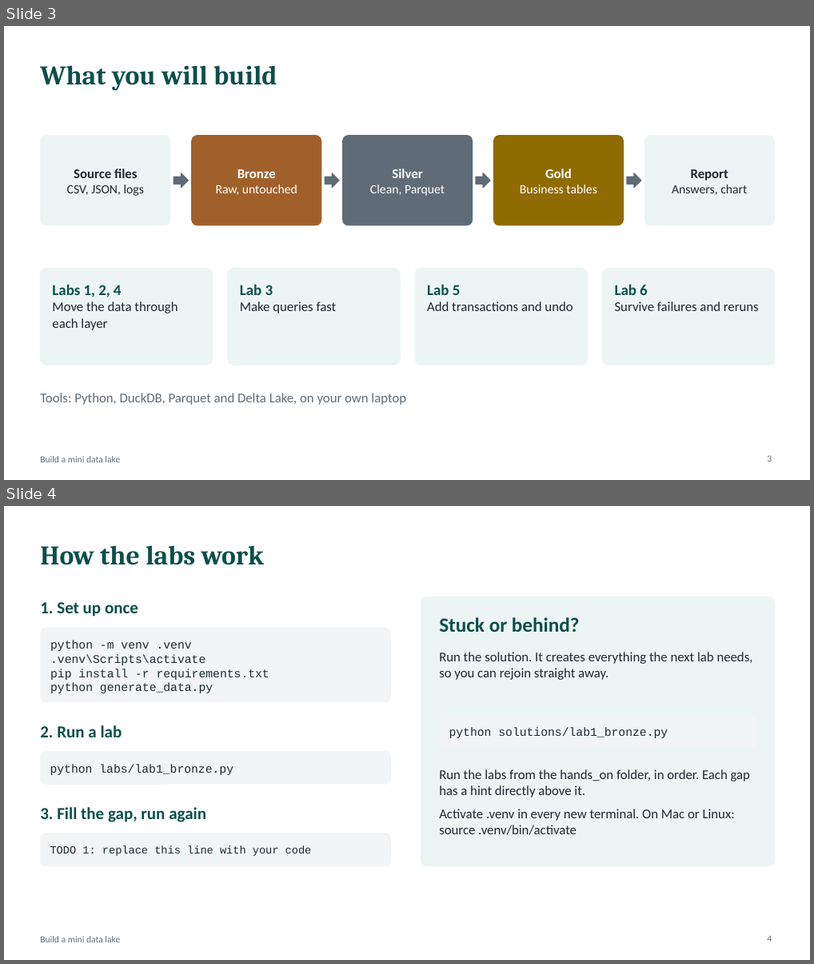
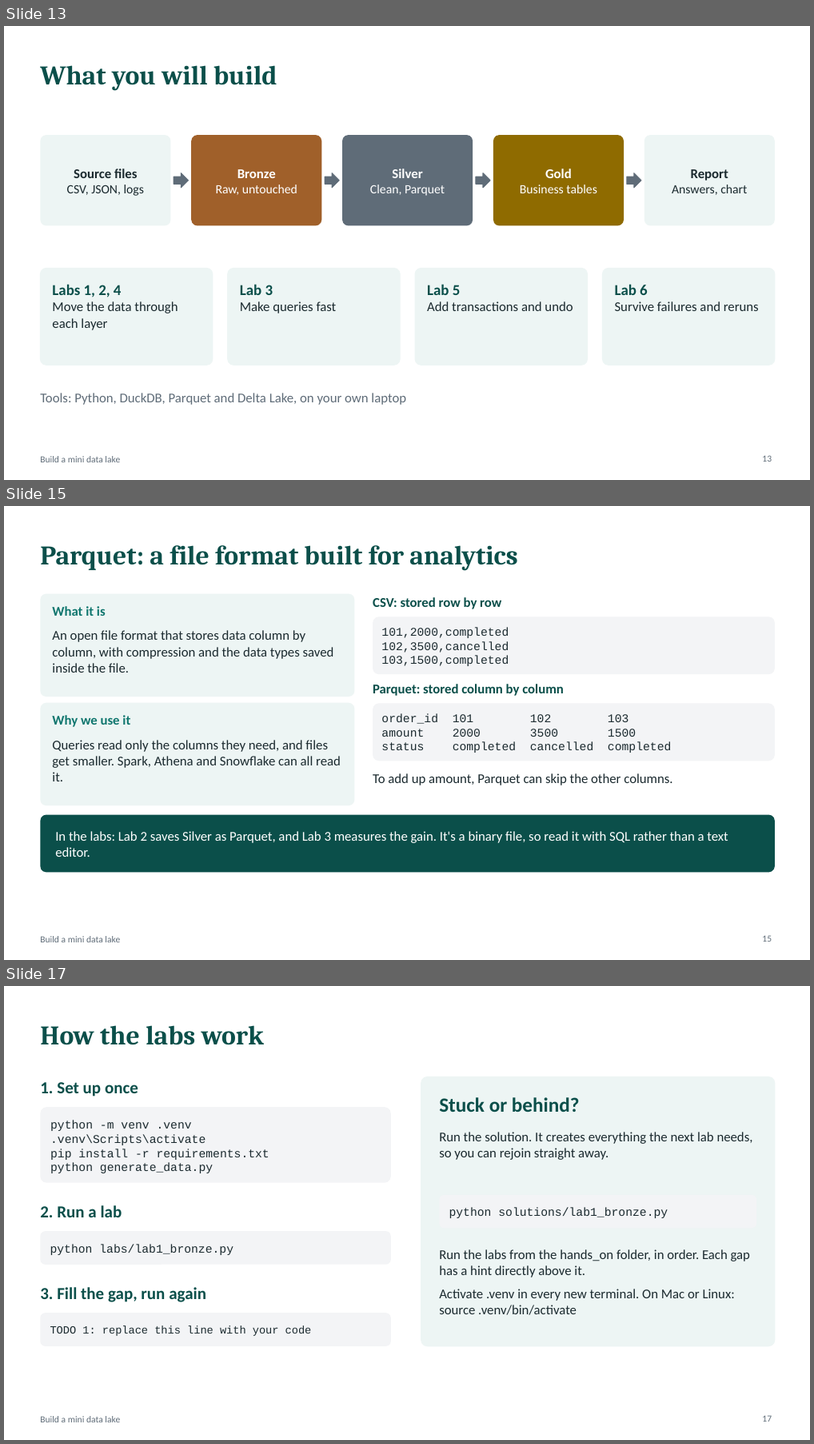
Before and after one commit to atulkahatecdac/datalake, a slide deck: Data_Engineering_Session.pptx. Shown one above the other, each under a label of ours: slides 3 and 4 before the commit, slides 13, 15 and 17 after it; the slides between them are not shown. The pictures are 814x964 and 814x1444 pixels, drawn with LibreOffice and Linux fonts; fonts in the diff are those of the drawing. Boxes give left, top, right and bottom in pixels: in the first picture for what was removed or moved away, otherwise in the second. Text is boxed around its words. In the diff, an @@ line names an element or a change of style, - is before the commit and + after.

```diff
--- a/Data_Engineering_Session.pptx
+++ b/Data_Engineering_Session.pptx
@@ slide 15 added at bbox=[4, 506, 810, 960], background #FFFFFF; not listed: 1 template element that a slide beside it also shows @@
@@ title added at bbox=[40, 545, 518, 571], 32 pt, text #0B4F4A, bold @@
+Parquet: a file format built for analytics
@@ rounded rectangle added at bbox=[40, 594, 355, 696], fill #EDF5F4 @@
@@ text added at bbox=[373, 597, 502, 609], 16 pt, text #0B4F4A, bold @@
+CSV: stored row by row
@@ text added at bbox=[52, 606, 106, 616], 16 pt, text #0F766E, bold @@
+What it is
@@ rounded rectangle added at bbox=[373, 616, 775, 674], fill #F3F4F6 @@
@@ text added at bbox=[52, 630, 334, 672], 16 pt, text #1B2A2F @@
+An open file format that stores data column by column, with compression and the data types saved inside the file.
@@ text added at bbox=[382, 627, 509, 666], 14 pt, text #1B2A2F @@
+101,2000,completed
+102,3500,cancelled
+103,1500,completed
@@ text added at bbox=[373, 684, 564, 696], 16 pt, text #0B4F4A, bold @@
+Parquet: stored column by column
@@ rounded rectangle added at bbox=[40, 703, 355, 805], fill #EDF5F4 @@
@@ text added at bbox=[52, 715, 130, 727], 16 pt, text #0F766E, bold @@
+Why we use it
@@ rounded rectangle added at bbox=[373, 704, 775, 760], fill #F3F4F6 @@
@@ text added at bbox=[382, 713, 671, 752], 14 pt, text #1B2A2F @@
+order_id 101 102 103
+amount 2000 3500 1500
+status completed cancelled completed
@@ text added at bbox=[52, 740, 341, 781], 16 pt, text #1B2A2F @@
+Queries read only the columns they need, and files get smaller. Spark, Athena and Snowflake can all read it.
@@ text added at bbox=[373, 773, 673, 785], 16 pt, text #1B2A2F @@
+To add up amount, Parquet can skip the other columns.
@@ rounded rectangle added at bbox=[40, 815, 775, 872], fill #0B4F4A @@
@@ text added at bbox=[55, 831, 728, 856], 16 pt, text #FFFFFF @@
+In the labs: Lab 2 saves Silver as Parquet, and Lab 3 measures the gain. It's a binary file, so read it with SQL rather than a text editor.
@@ page number added at bbox=[762, 935, 772, 941], 11 pt, text #5F6C78 @@
+15
@@ what was slide 3 is now slide 13 @@
@@ page number at bbox=[762, 455, 772, 461]: text changed @@
-3
+13
@@ what was slide 4 is now slide 17 @@
@@ page number at bbox=[762, 1415, 772, 1421]: text changed @@
-4
+17
```
Also in this commit, not shown: 6 slides changed, 14 other slides added.
